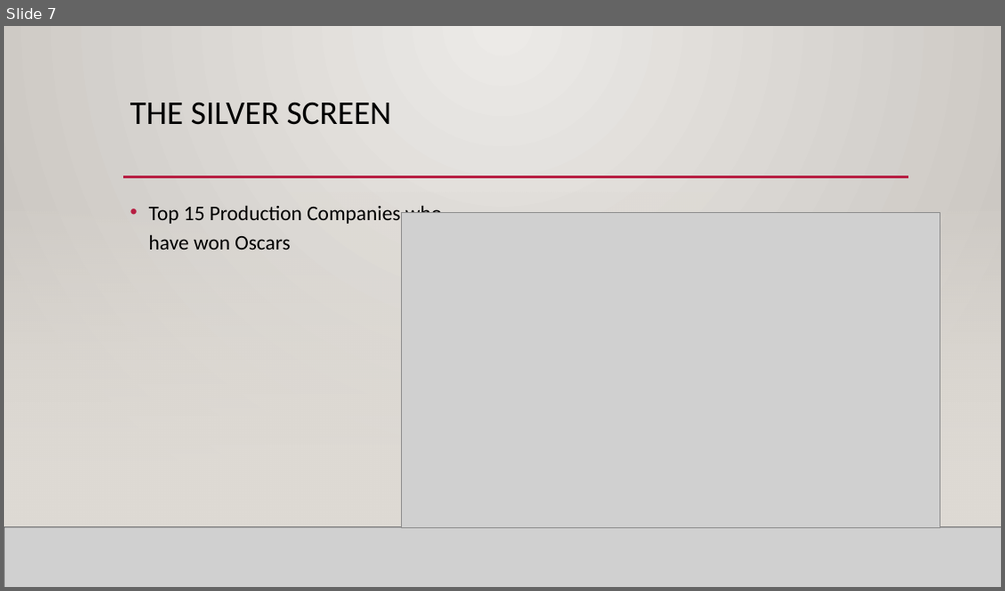
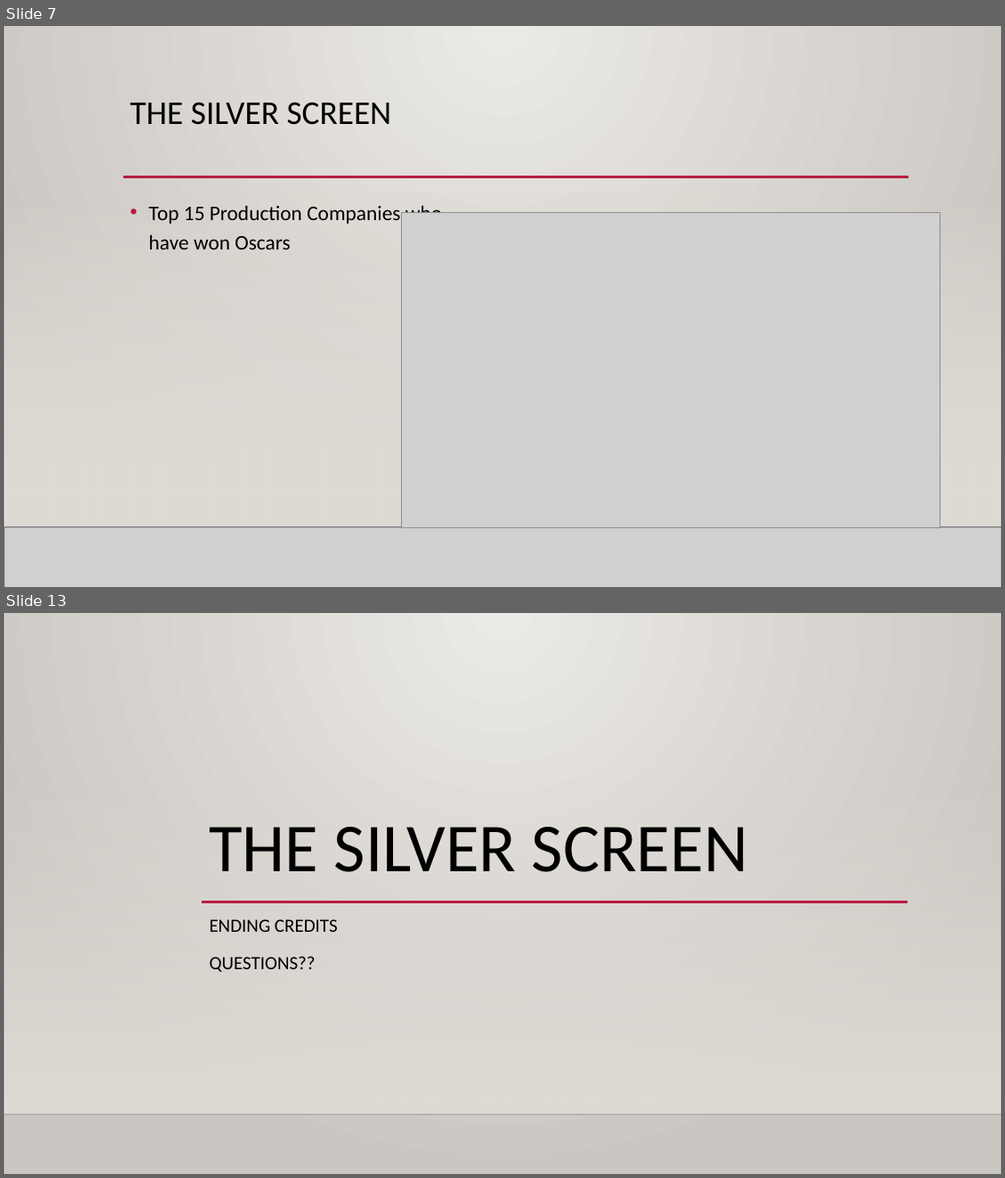
Before and after one commit to audlamb/TheSilverScreenProject, a slide deck: The Silver screen Group Projectv1.pptx. Shown one above the other, each under a label of ours: slide 7 before the commit, slides 7 and 13 after it; the slides between them are not shown. The pictures are 1005x591 and 1005x1178 pixels, drawn with LibreOffice and Linux fonts; fonts in the diff are those of the drawing; grey boxes stand for pictures; background and template pictures are left out. Boxes give left, top, right and bottom in pixels: in the first picture for what was removed or moved away, otherwise in the second. Text is boxed around its words. In the diff, an @@ line names an element or a change of style, - is before the commit and + after.

```diff
--- a/The Silver screen Group Projectv1.pptx
+++ b/The Silver screen Group Projectv1.pptx
@@ slide 13 added at bbox=[4, 613, 1001, 1174], background gradient #ECEAE7 to #CAC7C1; not listed: 2 template elements that a slide beside it also shows @@
@@ title added at bbox=[210, 827, 748, 872], 66 pt, text #000000 @@
+THE SILVER SCREEN
@@ line added from (202, 901) to (908, 901), #B71E42 2.5 pt @@
@@ subtitle added at bbox=[210, 919, 338, 972], 18 pt, text #000000 @@
+ENDING CREDITS
+QUESTIONS??
```
Also in this commit, not shown: 3 slides changed, 2 other slides added, 4 slides removed.
